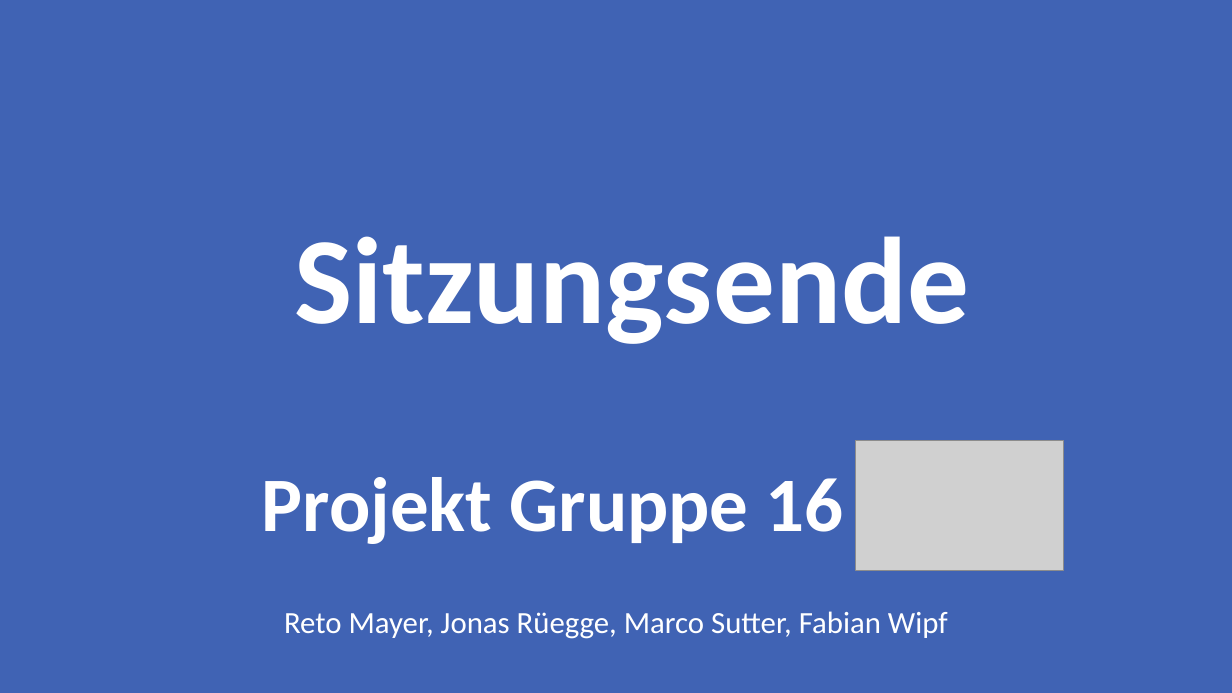
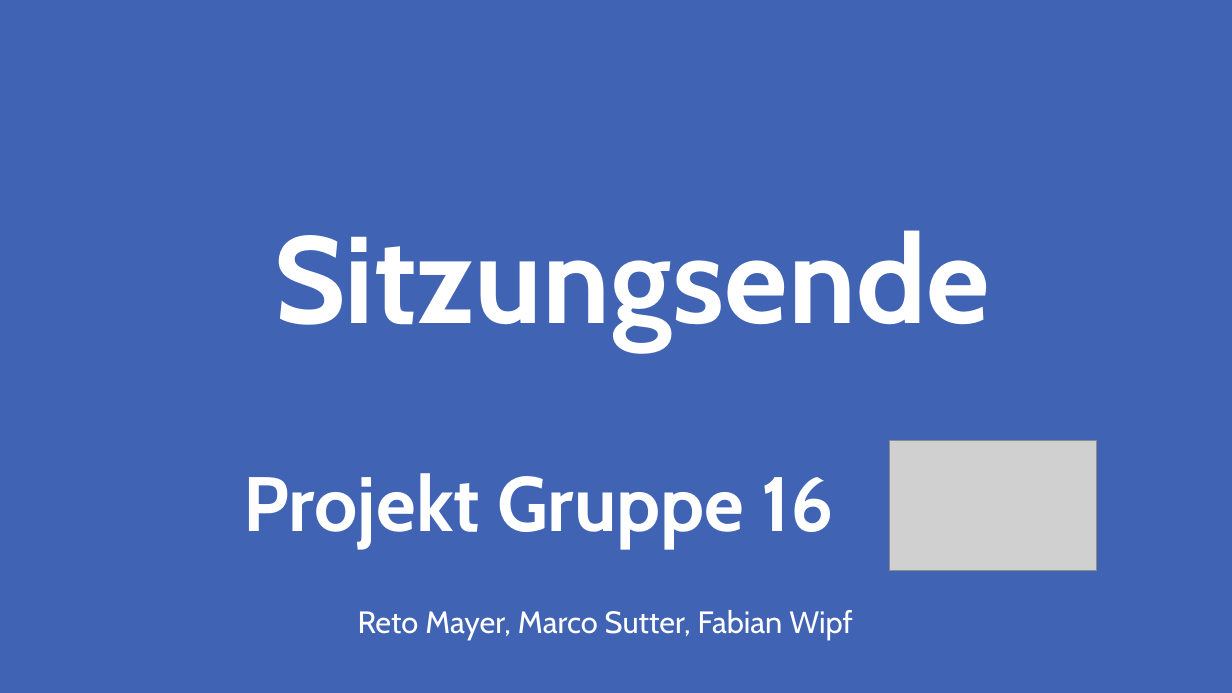
Before and after one commit to Rinc11/FOS, a slide deck: slide 8 of documents/00_Sitzungen/Milestone_3/Meilenstein3.pptx. Drawn at 1232x693 pixels with LibreOffice and Linux fonts; fonts in the diff are those of the drawing; grey boxes stand for pictures. Boxes give left, top, right and bottom in pixels: in the first picture for what was removed or moved away, otherwise in the second. Text is boxed around its words. In the diff, an @@ line names an element or a change of style, - is before the commit and + after.

```diff
--- a/documents/00_Sitzungen/Milestone_3/Meilenstein3.pptx
+++ b/documents/00_Sitzungen/Milestone_3/Meilenstein3.pptx
@@ title "Sitzungsende" at [274,230,990,350]: font Calibri to Cabin @@
@@ text "Projekt Gruppe 16 -": place and size @@
-text "Projekt Gruppe 16 -" at [262,477,948,639]
+text "Projekt Gruppe 16 -" at [244,473,853,639]
@@ picture: place and size @@
-picture at [856,441,1064,570]
+picture at [889,441,1097,570]
@@ text at [244,473,834,548]: font Calibri to Cabin in "Projekt Gruppe 16 -" @@
@@ text at [358,610,853,639]: text changed; font Calibri to Cabin @@
-Reto Mayer, Jonas Rüegge, Marco Sutter, Fabian Wipf
+Reto Mayer, Marco Sutter, Fabian Wipf
```
Also in this commit, not shown: 6 other slides changed, 1 slide added, 1 slide removed, 2 other files.
